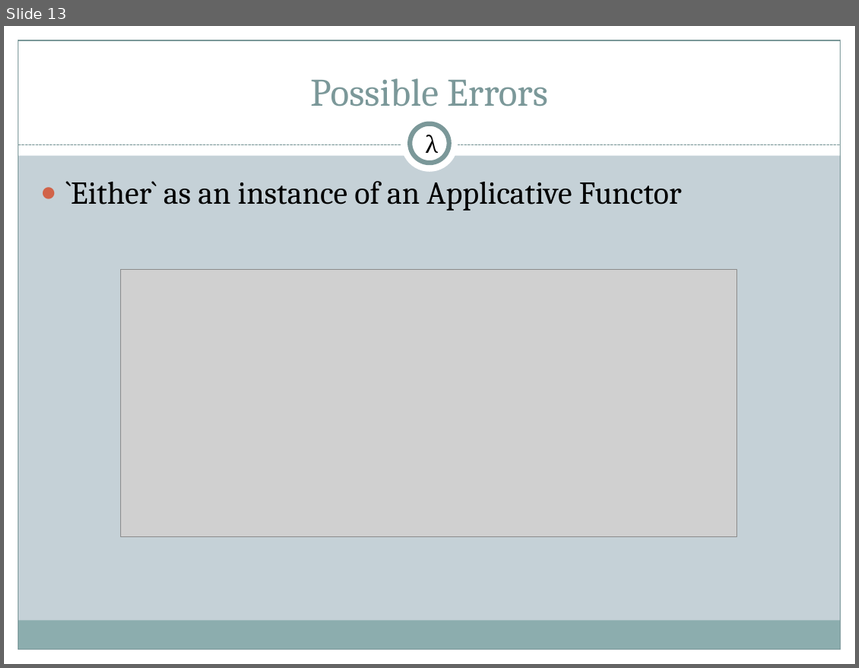
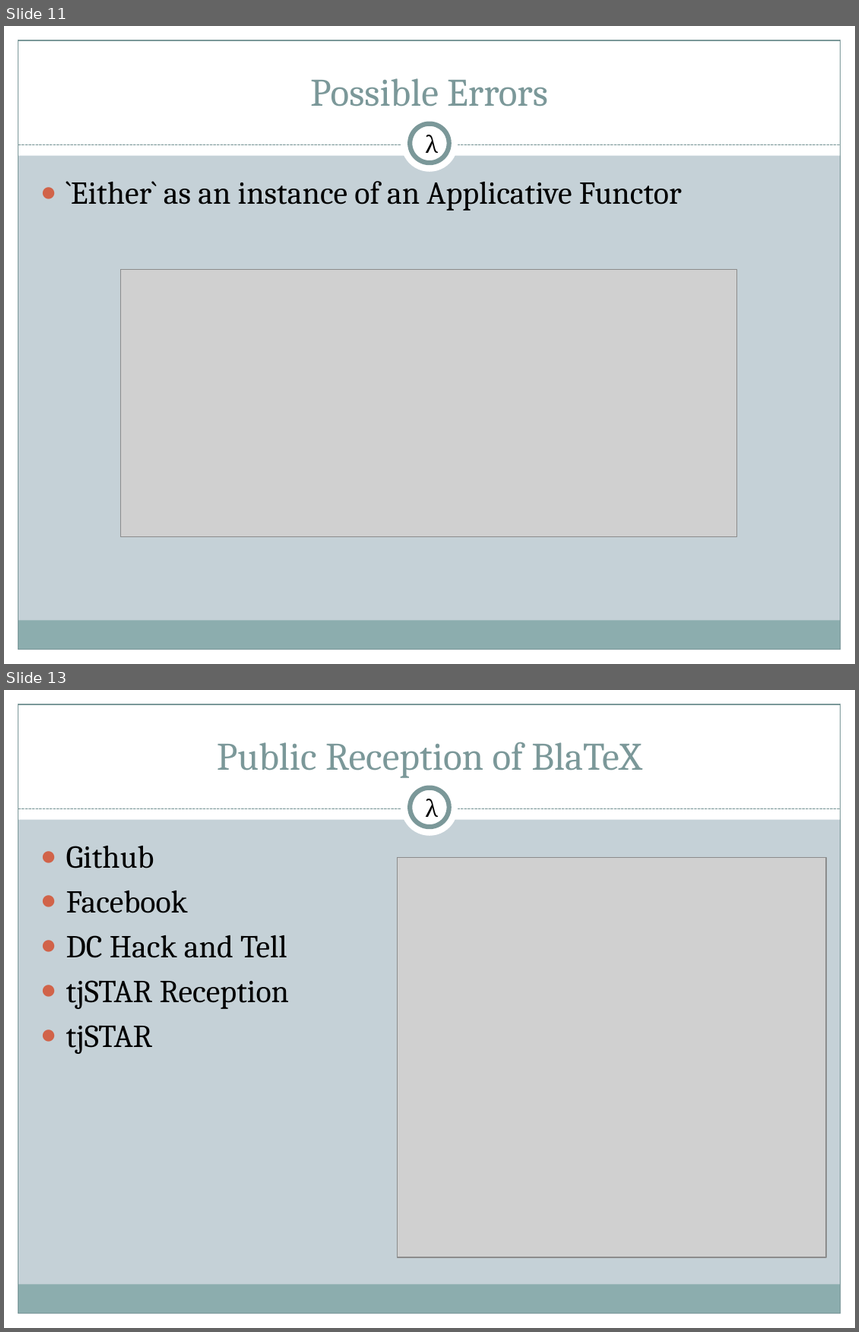
Before and after one commit to 2016rshah/Meta-BlaTeX, a slide deck: Presentations/Final_Presentation.pptx. Shown one above the other, each under a label of ours: slide 13 before the commit, slides 11 and 13 after it; the slides between them are not shown. The pictures are 859x668 and 859x1332 pixels, drawn with LibreOffice and Linux fonts; fonts in the diff are those of the drawing; grey boxes stand for pictures. Boxes give left, top, right and bottom in pixels: in the first picture for what was removed or moved away, otherwise in the second. Text is boxed around its words. In the diff, an @@ line names an element or a change of style, - is before the commit and + after.

```diff
--- a/Presentations/Final_Presentation.pptx
+++ b/Presentations/Final_Presentation.pptx
@@ slide 13 added at (4, 690, 855, 1328), background #C5D1D7; not listed: 9 template elements that a slide beside it also shows @@
@@ title added at (217, 742, 642, 778), 33 pt, text #7C999A @@
+Public Reception of BlaTeX
@@ text added at (426, 799, 439, 823), 20 pt, text #000000 @@
+λ
@@ text added at (66, 846, 290, 1054), 27 pt, text #000000 @@
+● Github
+● Facebook
+● DC Hack and Tell
+● tjSTAR Reception
+● tjSTAR
@@ picture added at (397, 858, 826, 1258) @@
@@ what was slide 13 is now slide 11 @@
```
Also in this commit, not shown: 4 slides changed, 1 other slide added, 4 slides removed.
